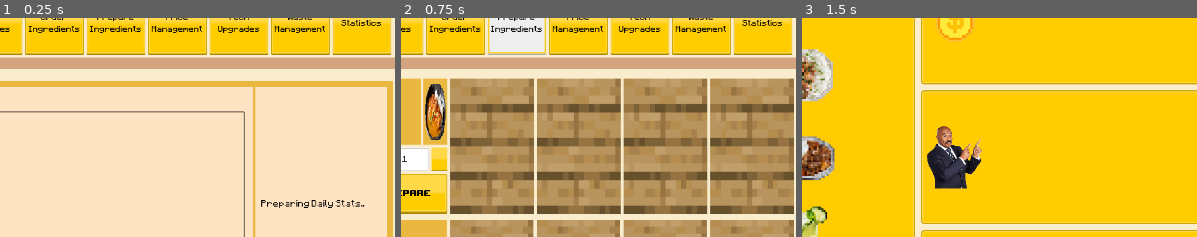
Above: before the commit, frames 1-3 (left to right).
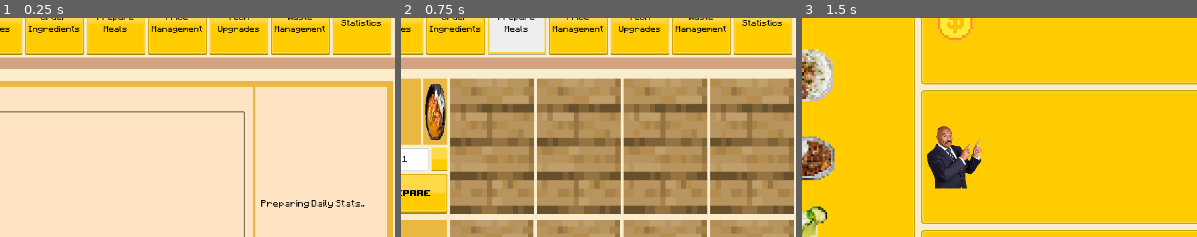
Above: after the commit, the same moments.

Repository: lhancewong/thesis-game-project
Game: Godot game, scene res://interfaces/on_daylight_menus/on_daylight_main.tscn
The game is run twice, just before and just after one commit, with the same random seed, the same clock (stepped at 60 frames per second) and the same inputs. This scene is started directly instead of the project's main scene. Sound files missing from this copy of the repository are replaced by a short silence.
Inputs:
- Up to frame 1 (0.25 s): no input
- Up to frame 2 (0.75 s): click "Prepare Ingredients" (after the commit: "Prepare Meals") at 0.5 s
- Up to frame 3 (1.5 s): click "Start Dev" at 1.25 s
The pictures show only the part of the screen within x 6-56%, y 18-68%; the shares and areas given below are measured in that part.

The runs differ from the first frame. In frame 1, 0.2% of the frame differs, in the area x 22-36%, y 3-7%; in frame 2, 0.2%; in frame 3, nothing differs.
Error in both runs: Invalid get index '0' (on base: 'int'). (res://scripts/guis/restaurant_view.gd:70)

Commit message:
fixed lemonade bug, added costs for feeding people/animals

Diff:
--- a/interfaces/on_daylight_menus/on_daylight_main.tscn
+++ b/interfaces/on_daylight_menus/on_daylight_main.tscn
@@ -346,7 +346,7 @@
 anchor_bottom = 1.0
 custom_colors/font_color = Color( 0, 0, 0, 1 )
 custom_fonts/font = SubResource( 3 )
-text = "Prepare Ingredients"
+text = "Prepare Meals"
 align = 1
 valign = 1
 autowrap = true
--- a/scripts/guis/feed_animals.gd
+++ b/scripts/guis/feed_animals.gd
@@ -24,6 +24,9 @@
 	if disposal_amount == 0:
 		SoundHandler.angry_noise.play()
 		return
+	elif (disposal_amount) * 2 > Game.money:
+		SoundHandler.angry_noise.play()
+		return
 	if (
 		Game.strat_hndlr.cap_checker("feed_animals")
 		|| (
@@ -33,6 +36,7 @@
 	):
 		SoundHandler.angry_noise.play()
 		return
+	Game.money -= (disposal_amount) * 2
 	Game.strategy_use_tracker["feed_animals"] += disposal_amount
 	Game.waste_hndlr.manage_waste("feed_animals", "edible_waste", disposal_amount, Game.day)
 	Game.buffs_hndlr.add_animals_buff(disposal_amount)
--- a/scripts/guis/food_shelter.gd
+++ b/scripts/guis/food_shelter.gd
@@ -23,6 +23,9 @@
 	if disposal_amount == 0:
 		SoundHandler.angry_noise.play()
 		return
+	if (disposal_amount) * 2 > Game.money:
+		SoundHandler.angry_noise.play()
+		return
 	if (
 		Game.strat_hndlr.cap_checker("food_shelter")
 		|| (
@@ -32,6 +35,7 @@
 	):
 		SoundHandler.angry_noise.play()
 		return
+	Game.money -= (disposal_amount) * 2
 	Game.strategy_use_tracker["food_shelter"] += disposal_amount
 	Game.waste_hndlr.manage_waste("food_shelter", "edible_waste", disposal_amount, Game.day)
 	disposal_amount = 0
--- a/scripts/guis/prepare_meals.gd
+++ b/scripts/guis/prepare_meals.gd
@@ -213,7 +213,7 @@
 
 
 func _on_LemonadePrepare_pressed():
-	Game.food_hndlr.pre_prepare_meal("beef_curry", lemonade_amount)
+	Game.food_hndlr.pre_prepare_meal("lemonade", lemonade_amount)
 
 
 func _on_LemonadeLineEdit_text_changed(new_text):
